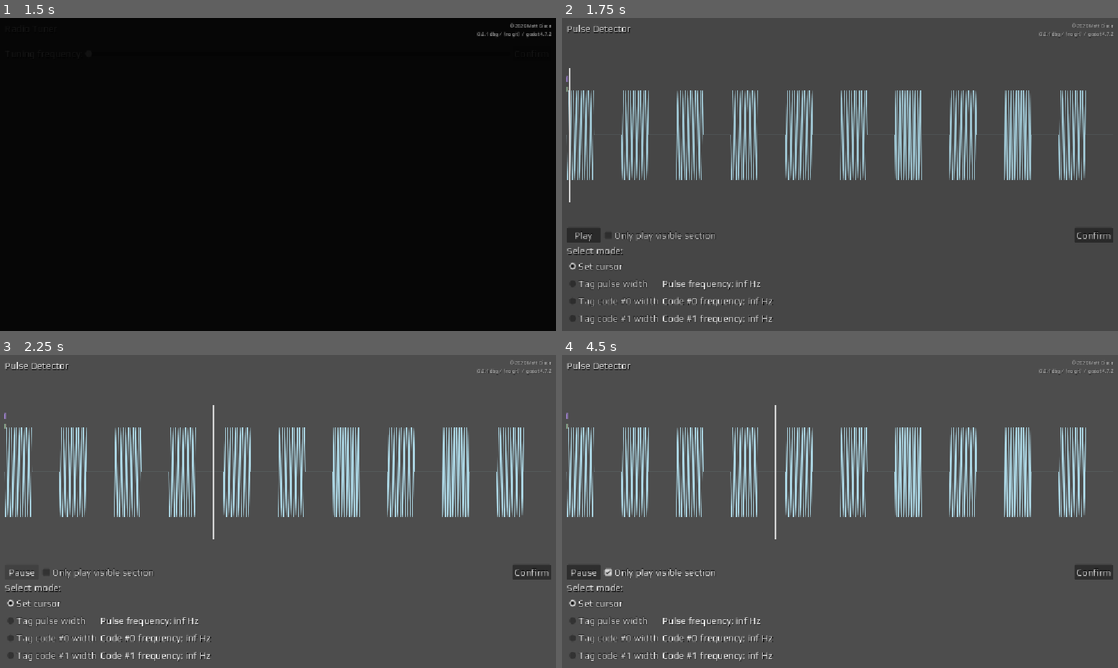
Above: before the commit, frames 1-4 (two rows, left to right).
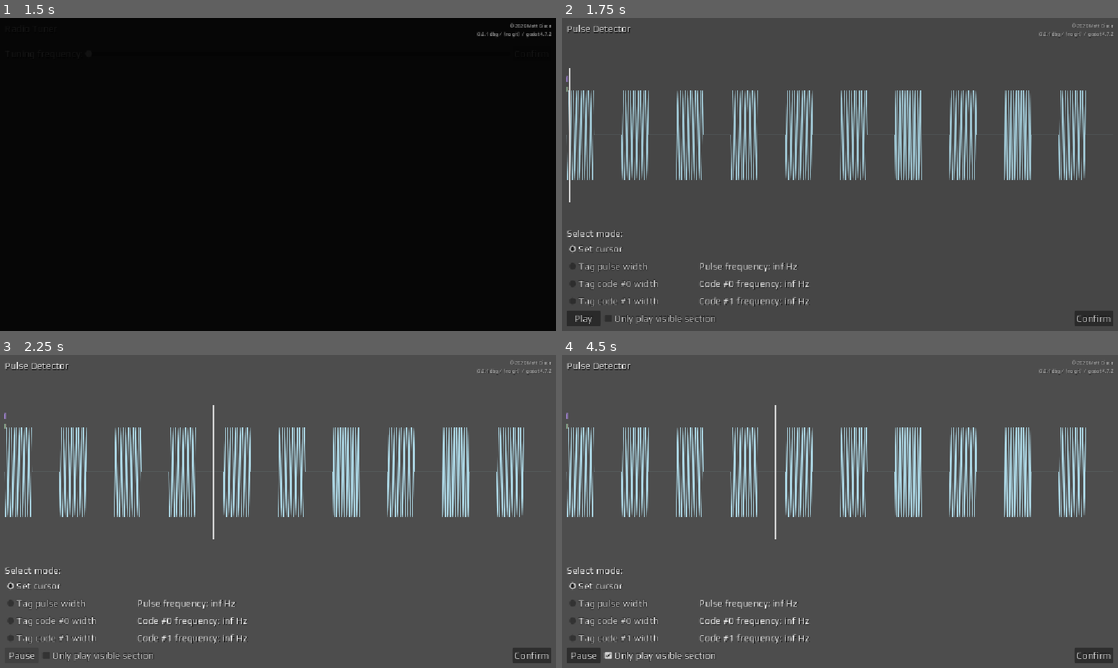
Above: after the commit, the same moments.

Repository: mgiuca/message-game
Game: Godot game, scene res://scenes/main.tscn
The game is run twice, just before and just after one commit, with the same random seed, the same clock (stepped at 60 frames per second) and the same inputs.
Inputs:
- Up to frame 1 (1.5 s): click "Start Game" at 0.5 s; click "Confirm" at 1.25 s
- Up to frame 2 (1.75 s): no input
- Up to frame 3 (2.25 s): click "Play" at 2 s
- Up to frame 4 (4.5 s): click "Pause" at 2.75 s; click "Play" at 3.5 s; click "Only play visible section" at 4.25 s

Frame 1 is identical in both runs. In frame 2, 2.9% of the frame differs, in the area x 0-100%, y 67-99%; in frame 3, 2.6%; in frame 4, 3.0%.

Commit message:
Rearrange UI.

Diff:
--- a/scenes/levels/pulse_detector.tscn
+++ b/scenes/levels/pulse_detector.tscn
@@ -6,14 +6,14 @@
 [ext_resource type="Script" uid="uid://bwdl15u8rxu1q" path="res://scenes/ui/tag_span.gd" id="4_44fsj"]
 [ext_resource type="Script" uid="uid://difglo3751lq8" path="res://scenes/ui/vline.gd" id="5_ykfw7"]
 
+[sub_resource type="ButtonGroup" id="ButtonGroup_44fsj"]
+
 [sub_resource type="InputEventAction" id="InputEventAction_ykfw7"]
 action = &"play_pause"
 pressed = true
 
 [sub_resource type="Shortcut" id="Shortcut_12t0g"]
 events = [SubResource("InputEventAction_ykfw7")]
-
-[sub_resource type="ButtonGroup" id="ButtonGroup_44fsj"]
 
 [node name="PulseDetector" unique_id=1360869222 instance=ExtResource("1_ybs3c")]
 script = ExtResource("2_baup0")
@@ -82,34 +82,13 @@
 script = ExtResource("5_ykfw7")
 color = Color(0.92099476, 0.9209946, 0.9209946, 1)
 
-[node name="HBoxContainer" type="HBoxContainer" parent="MarginContainer/VBoxContainer" index="2" unique_id=1861525169]
-layout_mode = 2
-
-[node name="BtnPlayStop" type="Button" parent="MarginContainer/VBoxContainer/HBoxContainer" index="0" unique_id=1983341254]
-unique_name_in_owner = true
-custom_minimum_size = Vector2(70, 0)
-layout_mode = 2
-size_flags_horizontal = 0
-shortcut = SubResource("Shortcut_12t0g")
-text = "Play"
-
-[node name="ChkOnlyVisible" type="CheckBox" parent="MarginContainer/VBoxContainer/HBoxContainer" index="1" unique_id=1475889869]
-unique_name_in_owner = true
-layout_mode = 2
-tooltip_text = "Loops over just the visible part of the waveform, rather than playing the whole thing."
-text = "Only play visible section"
-
-[node name="BtnConfirm" type="Button" parent="MarginContainer/VBoxContainer/HBoxContainer" index="2" unique_id=71189766]
-layout_mode = 2
-size_flags_horizontal = 10
-text = "Confirm"
-
-[node name="Label" type="Label" parent="MarginContainer/VBoxContainer" index="3" unique_id=1021798430]
+[node name="Label" type="Label" parent="MarginContainer/VBoxContainer" index="2" unique_id=1021798430]
 layout_mode = 2
 text = "Select mode:"
 
-[node name="GridContainer" type="GridContainer" parent="MarginContainer/VBoxContainer" index="4" unique_id=1849072487]
+[node name="GridContainer" type="GridContainer" parent="MarginContainer/VBoxContainer" index="3" unique_id=1849072487]
 layout_mode = 2
+theme_override_constants/h_separation = 80
 columns = 2
 
 [node name="ChkPlayhead" type="CheckBox" parent="MarginContainer/VBoxContainer/GridContainer" index="0" unique_id=928771225]
@@ -151,16 +130,38 @@
 layout_mode = 2
 text = "Code #1 frequency"
 
+[node name="HBoxContainer" type="HBoxContainer" parent="MarginContainer/VBoxContainer" index="4" unique_id=1861525169]
+layout_mode = 2
+
+[node name="BtnPlayStop" type="Button" parent="MarginContainer/VBoxContainer/HBoxContainer" index="0" unique_id=1983341254]
+unique_name_in_owner = true
+custom_minimum_size = Vector2(70, 0)
+layout_mode = 2
+size_flags_horizontal = 0
+shortcut = SubResource("Shortcut_12t0g")
+text = "Play"
+
+[node name="ChkOnlyVisible" type="CheckBox" parent="MarginContainer/VBoxContainer/HBoxContainer" index="1" unique_id=1475889869]
+unique_name_in_owner = true
+layout_mode = 2
+tooltip_text = "Loops over just the visible part of the waveform, rather than playing the whole thing."
+text = "Only play visible section"
+
+[node name="BtnConfirm" type="Button" parent="MarginContainer/VBoxContainer/HBoxContainer" index="2" unique_id=71189766]
+layout_mode = 2
+size_flags_horizontal = 10
+text = "Confirm"
+
 [node name="AudioStreamPlayer" type="AudioStreamPlayer" parent="." index="2" unique_id=189053425]
 
 [connection signal="continue_drag" from="MarginContainer/VBoxContainer/TexWaveform" to="." method="_on_tex_waveform_continue_drag"]
 [connection signal="end_drag" from="MarginContainer/VBoxContainer/TexWaveform" to="." method="_on_tex_waveform_end_drag"]
 [connection signal="start_drag" from="MarginContainer/VBoxContainer/TexWaveform" to="." method="_on_tex_waveform_start_drag"]
 [connection signal="zoom_changed" from="MarginContainer/VBoxContainer/TexWaveform" to="." method="_on_tex_waveform_zoom_changed"]
-[connection signal="pressed" from="MarginContainer/VBoxContainer/HBoxContainer/BtnPlayStop" to="." method="_on_btn_play_stop_pressed"]
-[connection signal="pressed" from="MarginContainer/VBoxContainer/HBoxContainer/BtnConfirm" to="." method="_on_btn_confirm_pressed"]
 [connection signal="toggled" from="MarginContainer/VBoxContainer/GridContainer/ChkPlayhead" to="." method="_on_chk_tagging_mode_toggled" binds= [0]]
 [connection signal="toggled" from="MarginContainer/VBoxContainer/GridContainer/ChkPulseMode" to="." method="_on_chk_tagging_mode_toggled" binds= [1]]
 [connection signal="toggled" from="MarginContainer/VBoxContainer/GridContainer/ChkZeroMode" to="." method="_on_chk_tagging_mode_toggled" binds= [2]]
 [connection signal="toggled" from="MarginContainer/VBoxContainer/GridContainer/ChkOneMode" to="." method="_on_chk_tagging_mode_toggled" binds= [3]]
+[connection signal="pressed" from="MarginContainer/VBoxContainer/HBoxContainer/BtnPlayStop" to="." method="_on_btn_play_stop_pressed"]
+[connection signal="pressed" from="MarginContainer/VBoxContainer/HBoxContainer/BtnConfirm" to="." method="_on_btn_confirm_pressed"]
 [connection signal="finished" from="AudioStreamPlayer" to="." method="_on_audio_stream_player_finished"]
